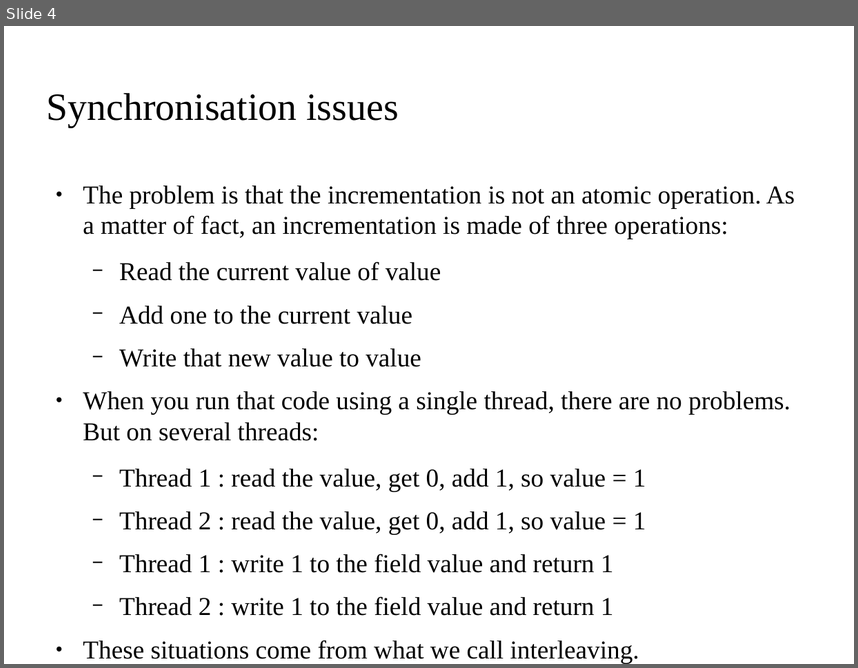
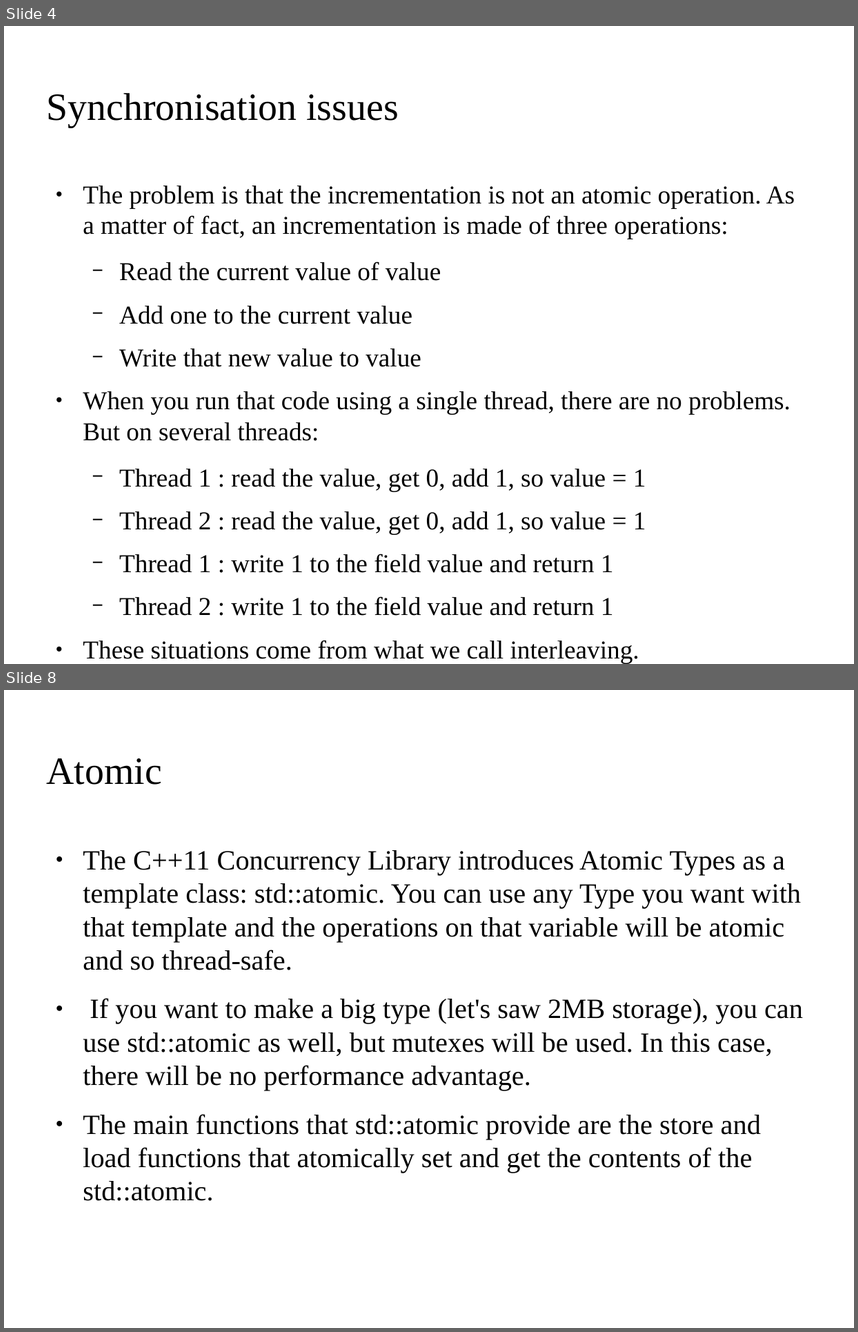
Before and after one commit to kks32/cpp-software-development, a slide deck: Ex13_Threads/Ex13_Threads.odp. Shown one above the other, each under a label of ours: slide 4 before the commit, slides 4 and 8 after it; the slides between them are not shown. The pictures are 858x668 and 858x1332 pixels, drawn with LibreOffice and Linux fonts; fonts in the diff are those of the drawing; background and template pictures are left out. Boxes give left, top, right and bottom in pixels: in the first picture for what was removed or moved away, otherwise in the second. Text is boxed around its words. In the diff, an @@ line names an element or a change of style, - is before the commit and + after.

Commit message:
Mutex, Locks, Atomics

```diff
--- a/Ex13_Threads/Ex13_Threads.odp
+++ b/Ex13_Threads/Ex13_Threads.odp
@@ slide 8 added at <box>4,690,854,1328</box>, background picture (left out) @@
@@ title added at <box>47,758,162,785</box>, 36 pt, text #000000 @@
+Atomic
@@ text added at <box>83,850,803,1201</box>, 26 pt, text #000000 @@
+● The C++11 Concurrency Library introduces Atomic Types as a template class: std::atomic. You can use any Type you want with that template and the operations on that variable will be atomic and so thread-safe.
+● If you want to make a big type (let's saw 2MB storage), you can use std::atomic as well, but mutexes will be used. In this case, there will be no performance advantage.
+● The main functions that std::atomic provide are the store and load functions that atomically set and get the contents of the std::atomic.
```
Also in this commit, not shown: 2 slides changed, 3 other slides added, 1 slide removed, 20 other files.
